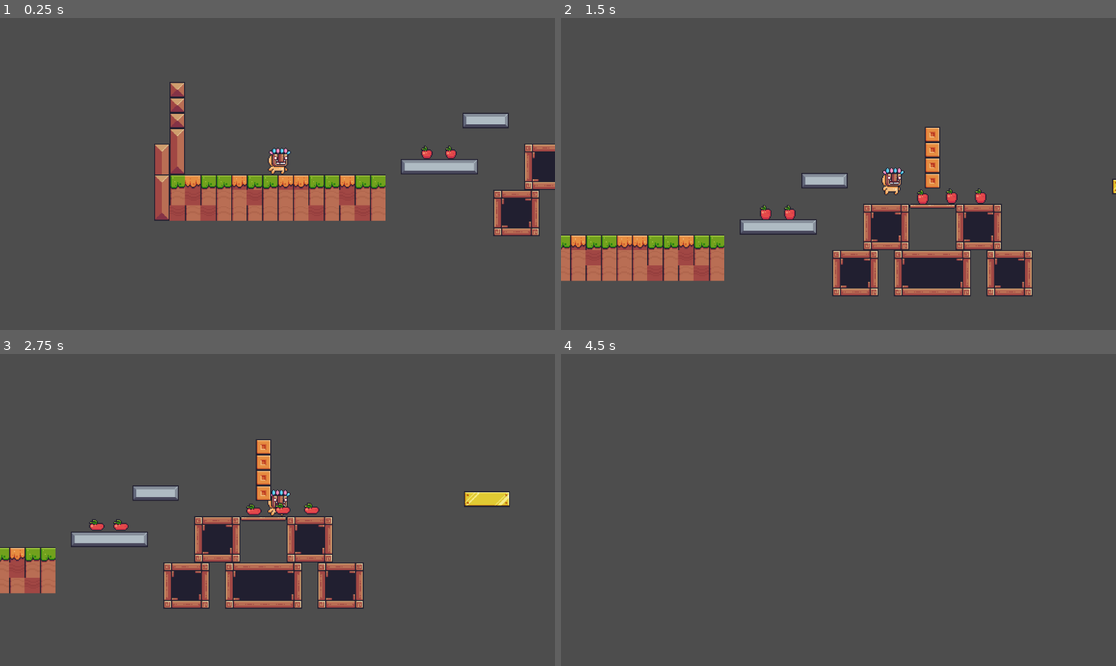
Above: before the commit, frames 1-4 (two rows, left to right).
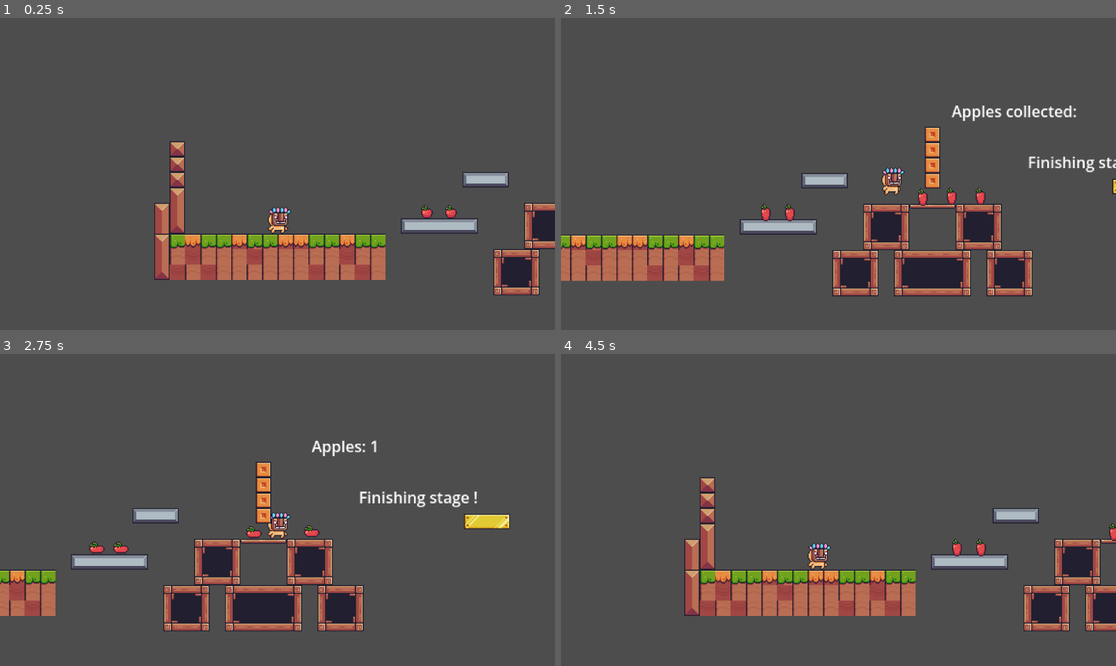
Above: after the commit, the same moments.

Repository: Dhruv2212-star/Platformer
Game: Godot game, scene res://Scenes/game.tscn
The game is run twice, just before and just after one commit, with the same random seed, the same clock (stepped at 60 frames per second) and the same inputs.
Inputs (mouse positions are in pixels of both pictures, inside the frame that each line leads up to):
- Up to frame 1 (0.25 s): no input
- Up to frame 2 (1.5 s): tap Enter at 0.5 s; move the mouse to (960, 158) at 0.52 s; hold D from 0.53 s (still down); tap Alt at 0.6 s; click (960, 158) at 0.67 s; tap W at 0.77 s; move the mouse to (727, 189) at 1.27 s; tap Shift at 1.35 s
- Up to frame 3 (2.75 s): tap W at 1.52 s; move the mouse to (333, 441) at 2.02 s; release D at 2.03 s; hold A from 2.03 s (still down); tap Alt at 2.1 s
- Up to frame 4 (4.5 s): move the mouse to (810, 572) at 2.77 s; release A at 2.78 s; hold D 2.78-4.28 s; tap Shift at 2.85, 4.35 s; click (810, 572) at 2.92 s; tap W at 3.02, 3.77 s; move the mouse to (1005, 556) at 3.52 s; tap Alt at 3.6 s; move the mouse to (672, 463) at 4.27 s; hold A from 4.28 s (still down)

The runs differ from the first frame. In frame 1, 19% of the frame differs, in the area x 27-100%, y 20-89%; in frame 2, 1.0%; in frame 3, 15%; in frame 4, 12%.

Commit message:
update 3

Diff:
--- a/platformer/Scenes/Apple.tscn
+++ b/platformer/Scenes/Apple.tscn
@@ -1,5 +1,6 @@
 [gd_scene format=3 uid="uid://b1on1walxi5y4"]
 
+[ext_resource type="Script" uid="uid://mv8o6x7auwqm" path="res://Script/apple.gd" id="1_cvq6o"]
 [ext_resource type="Texture2D" uid="uid://dmdvtwcq12cdv" path="res://Assets/Items/Fruits/Apple.png" id="1_u4byd"]
 
 [sub_resource type="AtlasTexture" id="AtlasTexture_cvq6o"]
@@ -133,12 +134,16 @@
 radius = 5.0
 
 [node name="Area2D" type="Area2D" unique_id=288155721]
+collision_mask = 2
+script = ExtResource("1_cvq6o")
 
 [node name="AnimatedSprite2D" type="AnimatedSprite2D" parent="." unique_id=2072083960]
 sprite_frames = SubResource("SpriteFrames_g4mhw")
 animation = &"Apples"
 autoplay = "Apples"
-frame_progress = 0.643038
+frame_progress = 0.43894753
 
 [node name="CollisionShape2D" type="CollisionShape2D" parent="." unique_id=661575157]
 shape = SubResource("CircleShape2D_amj7d")
+
+[connection signal="body_entered" from="." to="." method="_on_body_entered"]
--- /dev/null
+++ b/platformer/Scenes/BG music.tscn
@@ -0,0 +1,6 @@
+[gd_scene format=3 uid="uid://bylarj03olkad"]
+
+[ext_resource type="AudioStream" uid="uid://ces4o1w372atw" path="res://Assets/prodcrayz--cymatics loop drumless 130bpm.wav" id="1_cs2x5"]
+
+[node name="AudioStreamPlayer2D" type="AudioStreamPlayer2D" unique_id=65447885]
+stream = ExtResource("1_cs2x5")
--- /dev/null
+++ b/platformer/Scenes/Death.tscn
@@ -0,0 +1,18 @@
+[gd_scene format=3 uid="uid://dr6wfobic1phd"]
+
+[ext_resource type="Script" uid="uid://det573sn0ura0" path="res://Script/death.gd" id="1_e3uyu"]
+
+[sub_resource type="WorldBoundaryShape2D" id="WorldBoundaryShape2D_e3uyu"]
+
+[node name="Death" type="Area2D" unique_id=1633708996]
+script = ExtResource("1_e3uyu")
+
+[node name="Timer" type="Timer" parent="." unique_id=428713645]
+wait_time = 0.6
+one_shot = true
+
+[node name="CollisionShape2D" type="CollisionShape2D" parent="." unique_id=807249112]
+shape = SubResource("WorldBoundaryShape2D_e3uyu")
+
+[connection signal="body_entered" from="." to="." method="_on_body_entered"]
+[connection signal="timeout" from="Timer" to="." method="_on_timer_timeout"]
--- a/platformer/Scenes/Winning platform.tscn
+++ b/platformer/Scenes/Winning platform.tscn
@@ -1,14 +1,15 @@
 [gd_scene format=3 uid="uid://b0bifb2muydg2"]
 
 [ext_resource type="Texture2D" uid="uid://b6a781wv61dxv" path="res://Assets/Terrain/Terrain (16x16).png" id="1_ge0sl"]
-
-[sub_resource type="GDScript" id="GDScript_ge0sl"]
+[ext_resource type="Script" uid="uid://b1uix7njskniq" path="res://Script/WIN.gd" id="2_xduwl"]
 
 [sub_resource type="RectangleShape2D" id="RectangleShape2D_alkal"]
 size = Vector2(48, 16)
 
+[sub_resource type="RectangleShape2D" id="RectangleShape2D_ge0sl"]
+size = Vector2(50, 17)
+
 [node name="Win platform" type="AnimatableBody2D" unique_id=2055126952]
-script = SubResource("GDScript_ge0sl")
 
 [node name="Sprite2D" type="Sprite2D" parent="." unique_id=566354260]
 texture = ExtResource("1_ge0sl")
@@ -17,3 +18,13 @@
 
 [node name="CollisionShape2D" type="CollisionShape2D" parent="." unique_id=1055384061]
 shape = SubResource("RectangleShape2D_alkal")
+
+[node name="Area2D" type="Area2D" parent="." unique_id=2092563870]
+collision_mask = 2
+script = ExtResource("2_xduwl")
+
+[node name="CollisionShape2D" type="CollisionShape2D" parent="Area2D" unique_id=830885454]
+position = Vector2(0, -0.5)
+shape = SubResource("RectangleShape2D_ge0sl")
+
+[connection signal="body_entered" from="Area2D" to="." method="_on_area_2d_body_entered"]
--- a/platformer/Scenes/game.tscn
+++ b/platformer/Scenes/game.tscn
@@ -1,9 +1,13 @@
 [gd_scene format=4 uid="uid://1wsgc0h2ysx5"]
 
 [ext_resource type="PackedScene" uid="uid://pbmoqjvodepq" path="res://Scenes/player.tscn" id="1_ebmjs"]
+[ext_resource type="Script" uid="uid://bwcu2qpfeoda1" path="res://Script/game_manager.gd" id="1_i6g32"]
 [ext_resource type="Texture2D" uid="uid://b6a781wv61dxv" path="res://Assets/Terrain/Terrain (16x16).png" id="2_qxrlw"]
 [ext_resource type="PackedScene" uid="uid://b0bifb2muydg2" path="res://Scenes/Winning platform.tscn" id="3_wrm1d"]
 [ext_resource type="PackedScene" uid="uid://b1on1walxi5y4" path="res://Scenes/Apple.tscn" id="4_3dryh"]
+[ext_resource type="PackedScene" uid="uid://dr6wfobic1phd" path="res://Scenes/Death.tscn" id="5_wowpa"]
+[ext_resource type="PackedScene" uid="uid://bylarj03olkad" path="res://Scenes/BG music.tscn" id="7_1l0tm"]
+[ext_resource type="AudioStream" uid="uid://dwtk5ujhwju82" path="res://Assets/apple_collected.mp3" id="8_v158k"]
 
 [sub_resource type="TileSetAtlasSource" id="TileSetAtlasSource_wrm1d"]
 texture = ExtResource("2_qxrlw")
@@ -339,13 +343,31 @@
 &"Win platform": SubResource("Animation_3dryh")
 }
 
+[sub_resource type="LabelSettings" id="LabelSettings_v158k"]
+line_spacing = 8.0
+font_size = 32
+font_color = Color(0, 0.7817108, 0.6432315, 1)
+outline_color = Color(0.8138725, 0.16024143, 0.30703664, 1)
+
 [node name="Game" type="Node2D" unique_id=194432431]
+
+[node name="GameManager" type="Node" parent="." unique_id=316662180]
+script = ExtResource("1_i6g32")
+
+[node name="Label2" type="Label" parent="GameManager" unique_id=864909031]
+offset_left = 348.0
+offset_top = -140.0
+offset_right = 478.0
+offset_bottom = -117.0
+text = "Apples collected:"
+horizontal_alignment = 1
 
 [node name="Player" parent="." unique_id=307160696 instance=ExtResource("1_ebmjs")]
 position = Vector2(0, -1)
 
 [node name="Camera2D" type="Camera2D" parent="Player" unique_id=425087912]
 zoom = Vector2(2, 2)
+limit_bottom = 100
 position_smoothing_enabled = true
 
 [node name="TileMapLayer" type="TileMapLayer" parent="." unique_id=837319941]
@@ -359,17 +381,48 @@
 libraries/ = SubResource("AnimationLibrary_wowpa")
 autoplay = &"Win platform"
 
-[node name="Area2D" parent="." unique_id=288155721 instance=ExtResource("4_3dryh")]
+[node name="Area2D5" parent="." unique_id=1124930756 instance=ExtResource("4_3dryh")]
+position = Vector2(378, -38)
+
+[node name="Death" parent="." unique_id=1633708996 instance=ExtResource("5_wowpa")]
+position = Vector2(138, 61)
+collision_layer = 0
+collision_mask = 2
+
+[node name="Apples" type="Node" parent="." unique_id=1916285211]
+
+[node name="Area2D" parent="Apples" unique_id=288155721 instance=ExtResource("4_3dryh")]
 position = Vector2(155, -21)
 
-[node name="Area2D" parent="Area2D" unique_id=1730236597 instance=ExtResource("4_3dryh")]
-position = Vector2(25, 0)
-
-[node name="Area2D2" parent="Area2D" unique_id=1477512090 instance=ExtResource("4_3dryh")]
-position = Vector2(163, -16)
-
-[node name="Area2D2" parent="Area2D/Area2D2" unique_id=819667548 instance=ExtResource("4_3dryh")]
-position = Vector2(30, -1)
-
-[node name="Area2D2" parent="Area2D/Area2D2/Area2D2" unique_id=1124930756 instance=ExtResource("4_3dryh")]
-position = Vector2(30, 0)
+[node name="Area2D3" parent="Apples" unique_id=1477512090 instance=ExtResource("4_3dryh")]
+position = Vector2(318, -37)
+
+[node name="Area2D4" parent="Apples" unique_id=819667548 instance=ExtResource("4_3dryh")]
+position = Vector2(348, -38)
+
+[node name="Area2D2" parent="Apples" unique_id=1730236597 instance=ExtResource("4_3dryh")]
+position = Vector2(180, -21)
+
+[node name="Label" type="Label" parent="." unique_id=65322789]
+offset_left = 427.0
+offset_top = -87.0
+offset_right = 467.0
+offset_bottom = -64.0
+text = "Finishing stage ! "
+
+[node name="BGM" parent="." unique_id=65447885 instance=ExtResource("7_1l0tm")]
+autoplay = true
+
+[node name="AppleSound" type="AudioStreamPlayer2D" parent="." unique_id=253815642]
+stream = ExtResource("8_v158k")
+area_mask = 2
+
+[node name="LevelCompleteLabel" type="Label" parent="." unique_id=2078422075]
+visible = false
+offset_left = 392.0
+offset_top = -128.0
+offset_right = 673.0
+offset_bottom = -83.0
+scale = Vector2(0.62841225, 1.0608003)
+text = "LEVEL COMPLETE! "
+label_settings = SubResource("LabelSettings_v158k")
--- a/platformer/Scenes/player.tscn
+++ b/platformer/Scenes/player.tscn
@@ -43,6 +43,9 @@
 radius = 9.055386
 
 [node name="Player" type="CharacterBody2D" unique_id=307160696]
+collision_layer = 2
+platform_floor_layers = 4294967041
+platform_wall_layers = 255
 script = ExtResource("1_cvnsp")
 
 [node name="AnimatedSprite2D" type="AnimatedSprite2D" parent="." unique_id=1685512729]
--- /dev/null
+++ b/platformer/Script/WIN.gd
@@ -0,0 +1,12 @@
+extends Area2D
+
+@onready var level_complete_label = get_node("/root/Game/LevelCompleteLabel")
+
+func _physics_process(_delta):
+	var bodies = get_overlapping_bodies()
+
+	for body in bodies:
+		if body.name == "Player":
+			print("PLAYER DETECTED!")
+			level_complete_label.visible = true
+			get_tree().paused = true
--- /dev/null
+++ b/platformer/Script/apple.gd
@@ -0,0 +1,9 @@
+extends Area2D
+
+@onready var game_manager = get_node("/root/Game/GameManager")
+@onready var apple_sound = get_node("/root/Game/AppleSound")
+
+func _on_body_entered(body):
+	game_manager.add_point()
+	apple_sound.play()
+	queue_free()
--- /dev/null
+++ b/platformer/Script/death.gd
@@ -0,0 +1,12 @@
+extends Area2D
+@onready var timer: Timer = $Timer
+
+
+
+
+
+func _on_body_entered(body: Node2D) -> void:
+	timer.start()
+
+func _on_timer_timeout() -> void:
+	get_tree().reload_current_scene()
--- /dev/null
+++ b/platformer/Script/game_manager.gd
@@ -0,0 +1,9 @@
+extends Node
+
+var score = 0
+
+@onready var label = $Label2
+
+func add_point():
+	score += 1
+	label.text = "Apples: " + str(score)
--- /dev/null
+++ b/platformer/default_bus_layout.tres
@@ -0,0 +1,4 @@
+[gd_resource type="AudioBusLayout" format=3 uid="uid://dxfnye8rlfcsa"]
+
+[resource]
+bus/0/volume_db = 6.0199986
--- a/platformer/project.godot
+++ b/platformer/project.godot
@@ -15,6 +15,14 @@
 config/features=PackedStringArray("4.6", "GL Compatibility")
 config/icon="res://icon.svg"
 
+[audio]
+
+buses/default_bus_layout="uid://dxfnye8rlfcsa"
+
+[autoload]
+
+BgMusic="*uid://bylarj03olkad"
+
 [editor_plugins]
 
 enabled=PackedStringArray("res://addons/godot_super-wakatime/plugin.cfg")
Not shown, added: platformer/Assets/apple_collected.mp3.import
Not shown, added: platformer/Assets/prodcrayz--cymatics loop drumless 130bpm.wav.import
Not shown, added: platformer/Script/WIN.gd.uid
Not shown, added: platformer/Script/apple.gd.uid
Not shown, added: platformer/Script/death.gd.uid
Not shown, added: platformer/Script/game_manager.gd.uid
Not shown, added: platformer/Assets/apple_collected.mp3
Not shown, added: platformer/Assets/prodcrayz--cymatics loop drumless 130bpm.wav
Not shown, added: platformer/Scenes/game.tscn38552970296.tmp
